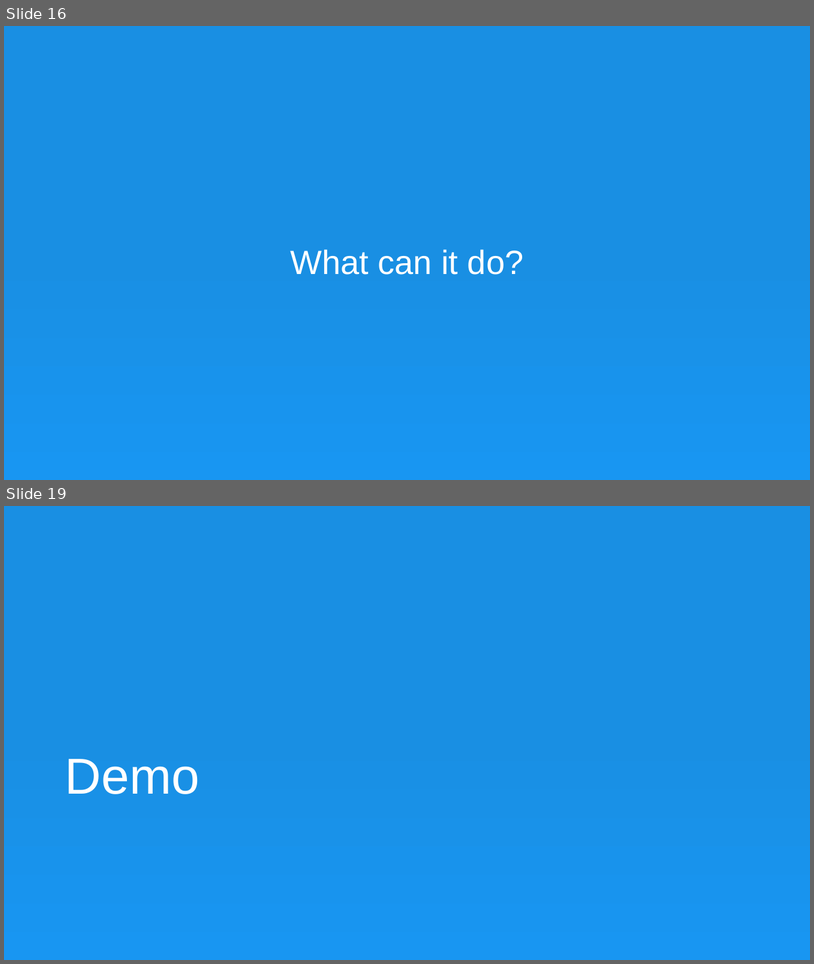
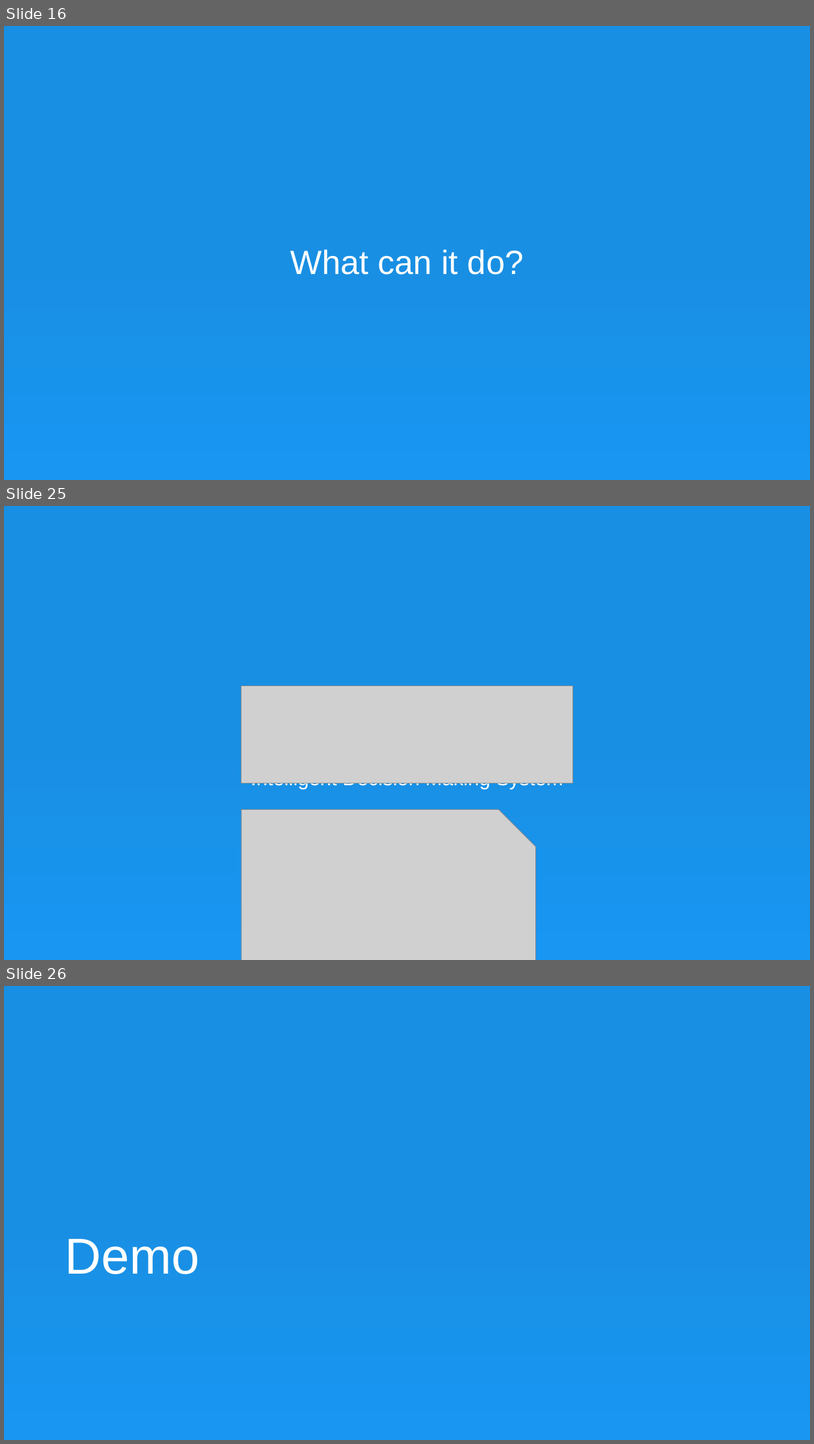
Before and after one commit to hackathon-cyinsurtech/Ali-Zavra, a slide deck: Documentation/advisor.pptx. Shown one above the other, each under a label of ours: slides 16 and 19 before the commit, slides 16, 25 and 26 after it; the slides between them are not shown. The pictures are 814x964 and 814x1444 pixels, drawn with LibreOffice and Linux fonts; fonts in the diff are those of the drawing; grey boxes stand for pictures. Boxes give left, top, right and bottom in pixels: in the first picture for what was removed or moved away, otherwise in the second. Text is boxed around its words. In the diff, an @@ line names an element or a change of style, - is before the commit and + after.

```diff
--- a/Documentation/advisor.pptx
+++ b/Documentation/advisor.pptx
@@ slide 25 added at (x1=4, y1=506, x2=810, y2=960), background gradient #198FE3 to #1896F2 @@
@@ picture added at (x1=242, y1=685, x2=573, y2=783) @@
@@ subtitle added at (x1=251, y1=783, x2=563, y2=789), 24 pt, text #FFFFFF @@
+Intelligent Decision Making System
@@ picture added at (x1=242, y1=809, x2=536, y2=960) @@
@@ what was slide 19 is now slide 26 @@
```
Also in this commit, not shown: 8 slides changed, 7 other slides added.
